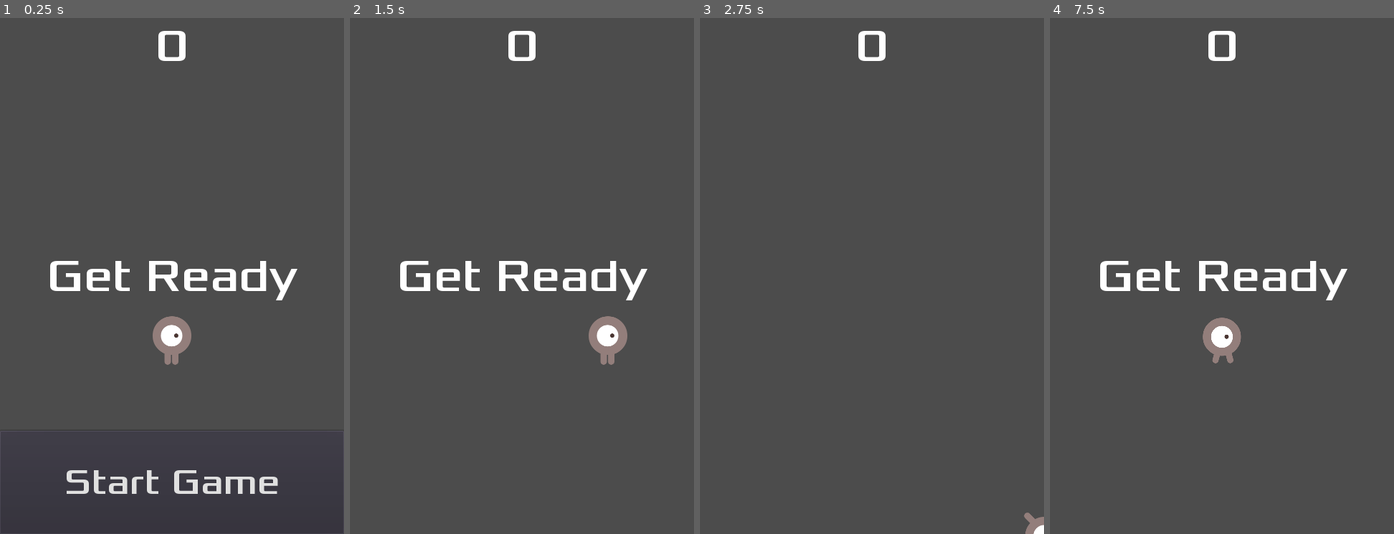
Above: before the commit, frames 1-4 (left to right).
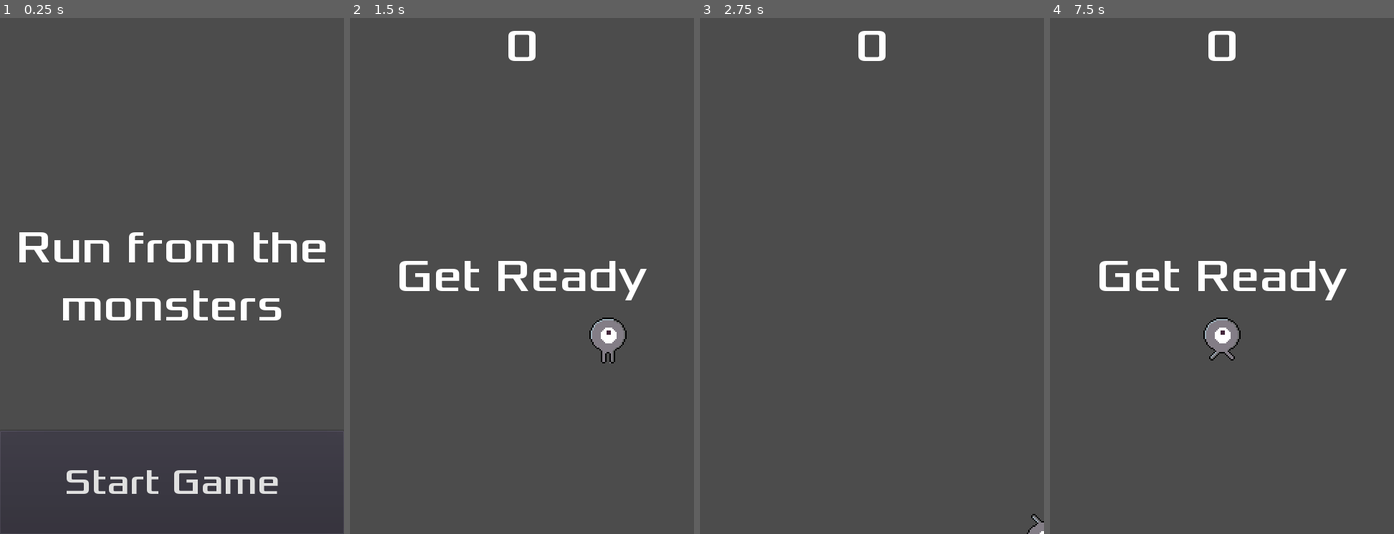
Above: after the commit, the same moments.

Repository: Taektiek/monsterrun
Game: Godot game, scene res://Main.tscn
Same seed, same stepped clock (60 frames per second), same inputs: the game is played once before the commit and once after it.
Inputs:
- Up to frame 1 (0.25 s): no input
- Up to frame 2 (1.5 s): click "Start Game" at 0.5 s; tap Enter at 1.25 s; hold Right (ui_right) from 1.28 s (still down)
- Up to frame 3 (2.75 s): release Right (ui_right) at 2.03 s; hold Down (ui_down) from 2.03 s (still down)
- Up to frame 4 (7.5 s): release Down (ui_down) at 2.78 s; hold Right (ui_right) 2.78-3.53 s; hold Up (ui_up) 3.53-4.28 s; tap Space at 4.25, 6.5 s; hold Left (ui_left) 4.28-5.78 s; tap Enter at 5 s; hold Down (ui_down) 5.78-6.53 s; hold Right (ui_right) 6.53-7.25 s; click "Start Game" at 7.25 s

The runs differ from the first frame. In frame 1, 6.0% of the frame differs, in the area x 5-95%, y 2-68%; in frame 2, 0.8%; in frame 3, 0.1%; in frame 4, 0.8%.

Commit message:
Added Changes

Diff:
--- a/HUD.tscn
+++ b/HUD.tscn
@@ -25,7 +25,6 @@
 margin_right = 131.0
 margin_bottom = 78.0
 custom_fonts/font = SubResource( 1 )
-text = "64"
 align = 1
 __meta__ = {
 "_edit_use_anchors_": false
@@ -37,11 +36,12 @@
 anchor_right = 0.5
 anchor_bottom = 0.5
 margin_left = -240.0
-margin_top = -79.0
-margin_right = 241.0
-margin_bottom = 80.0
+margin_top = -79.5
+margin_right = 240.0
+margin_bottom = 79.5
 custom_fonts/font = SubResource( 2 )
-text = "Dodge 'em"
+text = "Run from the
+monsters"
 align = 1
 valign = 1
 __meta__ = {
--- a/Main.gd
+++ b/Main.gd
@@ -5,7 +5,6 @@
 
 func _ready():
 	randomize()
-	new_game()
 
 
 func game_over():
--- a/Mob.tscn
+++ b/Mob.tscn
@@ -1,34 +1,34 @@
 [gd_scene load_steps=10 format=2]
 
-[ext_resource path="res://dodge_assets/art/enemySwimming_2.png" type="Texture" id=1]
-[ext_resource path="res://dodge_assets/art/enemyFlyingAlt_2.png" type="Texture" id=2]
-[ext_resource path="res://dodge_assets/art/enemyFlyingAlt_1.png" type="Texture" id=3]
-[ext_resource path="res://dodge_assets/art/enemySwimming_1.png" type="Texture" id=4]
-[ext_resource path="res://dodge_assets/art/enemyWalking_2.png" type="Texture" id=5]
-[ext_resource path="res://dodge_assets/art/enemyWalking_1.png" type="Texture" id=6]
+[ext_resource path="res://own_assets/enemyWalking2.png" type="Texture" id=1]
+[ext_resource path="res://own_assets/enemyWalking1.png" type="Texture" id=2]
+[ext_resource path="res://own_assets/enemySwimming2.png" type="Texture" id=3]
+[ext_resource path="res://own_assets/enemySwimming1.png" type="Texture" id=4]
+[ext_resource path="res://own_assets/enemyFlyingAlt2.png" type="Texture" id=5]
+[ext_resource path="res://own_assets/enemyFlyingAlt1.png" type="Texture" id=6]
 [ext_resource path="res://Mob.gd" type="Script" id=7]
 
 [sub_resource type="SpriteFrames" id=1]
 animations = [ {
-"frames": [ ExtResource( 6 ), ExtResource( 5 ) ],
+"frames": [ ExtResource( 2 ), ExtResource( 1 ) ],
 "loop": true,
 "name": "walk",
 "speed": 3.0
 }, {
-"frames": [ ExtResource( 4 ), ExtResource( 1 ) ],
+"frames": [ ExtResource( 4 ), ExtResource( 3 ) ],
 "loop": true,
 "name": "swim",
 "speed": 3.0
 }, {
-"frames": [ ExtResource( 3 ), ExtResource( 2 ) ],
+"frames": [ ExtResource( 6 ), ExtResource( 5 ) ],
 "loop": true,
 "name": "fly",
 "speed": 3.0
 } ]
 
 [sub_resource type="CapsuleShape2D" id=2]
-radius = 35.3638
-height = 33.0175
+radius = 24.4757
+height = 8.11146
 
 [node name="Mob" type="RigidBody2D" groups=[
 "mobs",
@@ -41,12 +41,13 @@
 }
 
 [node name="AnimatedSprite" type="AnimatedSprite" parent="."]
-scale = Vector2( 0.75, 0.75 )
+scale = Vector2( 3, 3 )
 frames = SubResource( 1 )
-animation = "walk"
+animation = "fly"
 playing = true
 
 [node name="CollisionShape2D" type="CollisionShape2D" parent="."]
+position = Vector2( 10, 0 )
 rotation = 1.5708
 shape = SubResource( 2 )
 
--- a/Player.tscn
+++ b/Player.tscn
@@ -1,19 +1,19 @@
 [gd_scene load_steps=8 format=2]
 
-[ext_resource path="res://dodge_assets/art/playerGrey_walk2.png" type="Texture" id=1]
-[ext_resource path="res://dodge_assets/art/playerGrey_walk1.png" type="Texture" id=2]
+[ext_resource path="res://own_assets/Player_up1.png" type="Texture" id=1]
+[ext_resource path="res://own_assets/Player_walk1.png" type="Texture" id=2]
 [ext_resource path="res://Player.gd" type="Script" id=3]
-[ext_resource path="res://dodge_assets/art/playerGrey_up1.png" type="Texture" id=4]
-[ext_resource path="res://dodge_assets/art/playerGrey_up2.png" type="Texture" id=5]
+[ext_resource path="res://own_assets/Player_up2.png" type="Texture" id=4]
+[ext_resource path="res://own_assets/Player_walk2.png" type="Texture" id=5]
 
 [sub_resource type="SpriteFrames" id=1]
 animations = [ {
-"frames": [ ExtResource( 4 ), ExtResource( 5 ) ],
+"frames": [ ExtResource( 1 ), ExtResource( 4 ) ],
 "loop": true,
 "name": "up",
 "speed": 5.0
 }, {
-"frames": [ ExtResource( 2 ), ExtResource( 1 ) ],
+"frames": [ ExtResource( 2 ), ExtResource( 5 ) ],
 "loop": true,
 "name": "walk",
 "speed": 5.0
@@ -31,7 +31,7 @@
 speed = 600
 
 [node name="AnimatedSprite" type="AnimatedSprite" parent="."]
-scale = Vector2( 0.5, 0.5 )
+scale = Vector2( 2, 2 )
 frames = SubResource( 1 )
 animation = "walk"
 
